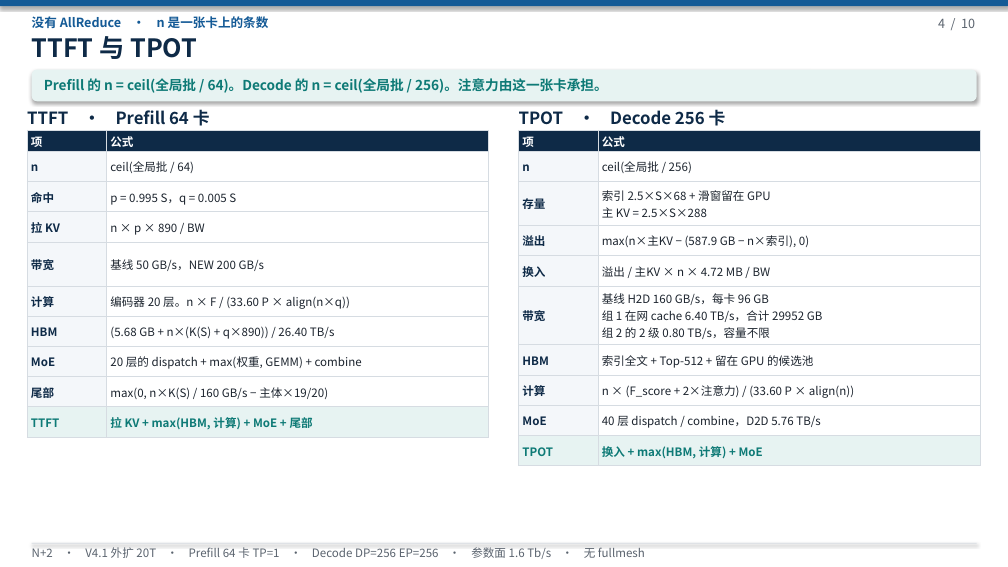
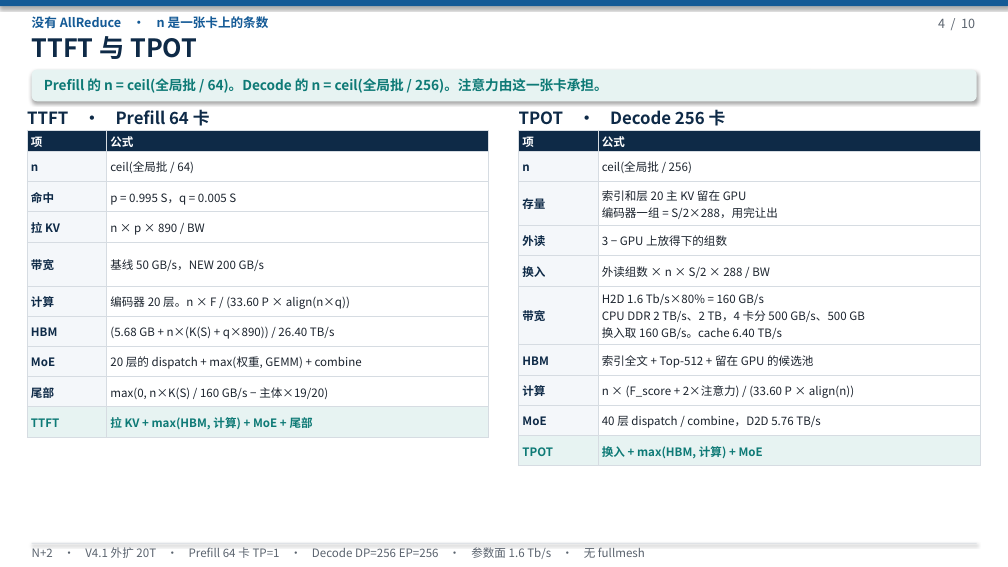
Before and after one commit to 69515164-rgb/UCL-MPComm, a slide deck: slide 4 of docs/N+2-20T-V4.1-无TP.pptx. Drawn at 1008x567 pixels with LibreOffice and Linux fonts; fonts in the diff are those of the drawing. Boxes give left, top, right and bottom in pixels: in the first picture for what was removed or moved away, otherwise in the second. Text is boxed around its words. In the diff, an @@ line names an element or a change of style, - is before the commit and + after.

```diff
--- a/docs/N+2-20T-V4.1-无TP.pptx
+++ b/docs/N+2-20T-V4.1-无TP.pptx
@@ table at [519, 130, 980, 466] @@
-row 3, column 2: 索引 2.5×S×68 + 滑窗留在 GPU / 主 KV = 2.5×S×288
+row 3, column 2: 索引和层 20 主 KV 留在 GPU / 编码器一组 = S/2×288，用完让出
-row 4, column 1: 溢出
+row 4, column 1: 外读
-row 4, column 2: max(n×主KV − (587.9 GB − n×索引), 0)
+row 4, column 2: 3 − GPU 上放得下的组数
-row 5, column 2: 溢出 / 主KV × n × 4.72 MB / BW
+row 5, column 2: 外读组数 × n × S/2 × 288 / BW
-row 6, column 2: 基线 H2D 160 GB/s，每卡 96 GB / 组 1 在网 cache 6.40 TB/s，合计 29952 GB / 组 2 的 2 级 0.80 TB/s，容量不限
+row 6, column 2: H2D 1.6 Tb/s×80% = 160 GB/s / CPU DDR 2 TB/s、2 TB，4 卡分 500 GB/s、500 GB / 换入取 160 GB/s。cache 6.40 TB/s
```
Also in this commit, not shown: 7 other slides changed, 1 other file.
